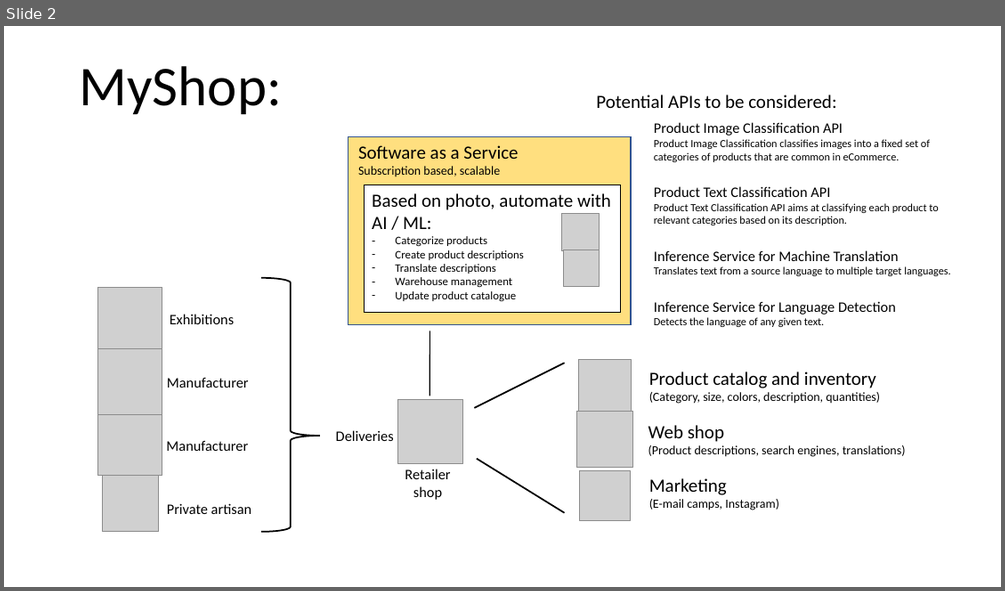
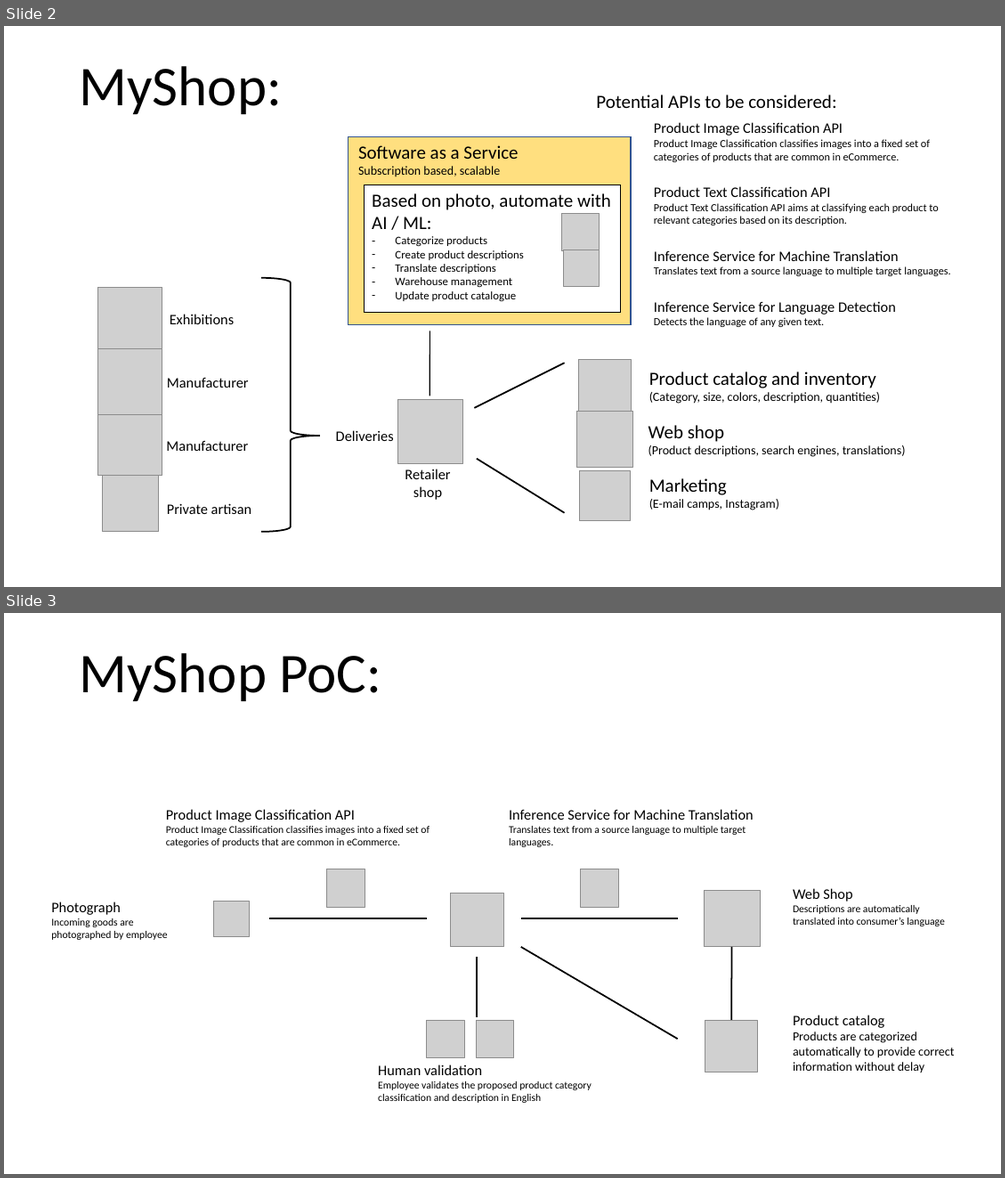
Before and after one commit to joeybronner/ml-hackathon-copenhagen-2019, a slide deck: Teams/MyShop/MyShop.pptx. Shown one above the other, each under a label of ours: slide 2 before the commit, slides 2 and 3 after it. The pictures are 1005x591 and 1005x1178 pixels, drawn with LibreOffice and Linux fonts; fonts in the diff are those of the drawing; grey boxes stand for pictures. Boxes give left, top, right and bottom in pixels: in the first picture for what was removed or moved away, otherwise in the second. Text is boxed around its words. In the diff, an @@ line names an element or a change of style, - is before the commit and + after.

```diff
--- a/Teams/MyShop/MyShop.pptx
+++ b/Teams/MyShop/MyShop.pptx
@@ slide 3 added at (4, 613, 1001, 1174), background #FFFFFF @@
@@ title added at (80, 653, 381, 701), 54 pt, text #000000 @@
+MyShop PoC:
@@ text added at (166, 809, 429, 847), 10 pt, text #000000 @@
+Product Image Classification API
+Product Image Classification classifies images into a fixed set of categories of products that are common in eCommerce.
@@ text added at (509, 809, 753, 847), 10 pt, text #000000 @@
+Inference Service for Machine Translation
+Translates text from a source language to multiple target languages.
@@ picture added at (327, 869, 365, 908) @@
@@ picture added at (581, 869, 619, 908) @@
@@ text added at (51, 901, 168, 940), 10 pt, text #000000 @@
+Photograph
+Incoming goods are photographed by employee
@@ picture added at (213, 900, 250, 937) @@
@@ picture added at (451, 893, 503, 947) @@
@@ picture added at (704, 891, 760, 947) @@
@@ text added at (793, 888, 945, 926), 10 pt, text #000000 @@
+Web Shop
+Descriptions are automatically translated into consumer’s language
@@ line added from (269, 919) to (427, 919), #000000 1.5 pt @@
@@ line added from (521, 919) to (679, 919), #000000 1.5 pt @@
@@ line added from (477, 1017) to (477, 957), #000000 1.5 pt @@
@@ line added from (521, 947) to (678, 1038), #000000 1.5 pt @@
@@ line added from (732, 947) to (732, 1020), #000000 1.5 pt @@
@@ picture added at (427, 1020, 464, 1057) @@
@@ picture added at (476, 1020, 513, 1057) @@
@@ picture added at (705, 1020, 758, 1072) @@
@@ text added at (793, 1014, 954, 1073), 12 pt, text #000000 @@
+Product catalog
+Products are categorized automatically to provide correct information without delay
@@ text added at (378, 1064, 591, 1103), 10 pt, text #000000 @@
+Human validation
+Employee validates the proposed product category classification and description in English
```
